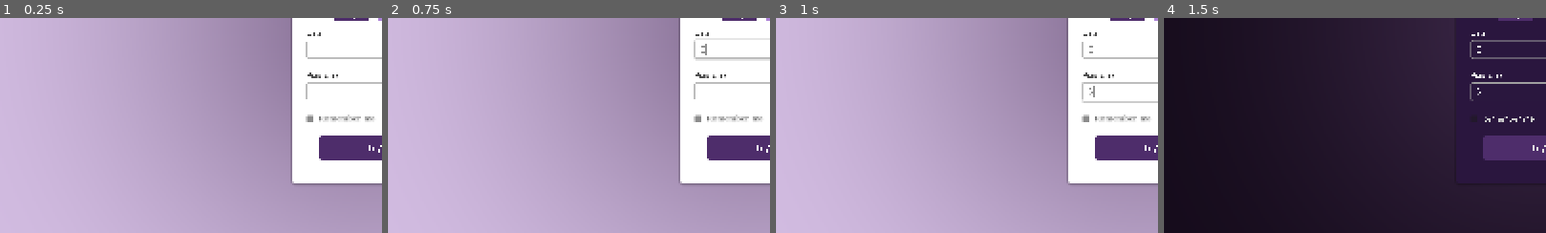
Above: before the commit, frames 1-4 (left to right).
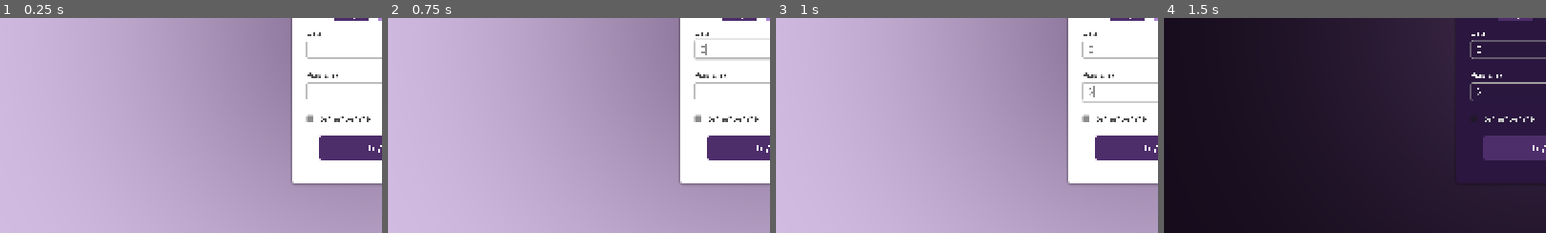
Above: after the commit, the same moments.

Repository: redsilvernight/GameBoarderPlugin
Game: Godot game, scene res://scenes/Main.tscn
Two runs of this game, one before a commit and one after it. Both use one fixed random seed, a clock stepped at 60 frames per second and the inputs below.
Inputs (mouse positions are % of the whole screen's width and height, from its top left):
- Up to frame 1 (0.25 s): no input
- Up to frame 2 (0.75 s): click (50, 57) at 0.52 s; type "12" at 0.6 s
- Up to frame 3 (1 s): click (50, 67) at 0.75 s; type "12" at 0.83 s
- Up to frame 4 (1.5 s): click (95, 4) at 1.25 s
The pictures show only the part of the screen within x 0-50%, y 50-100%; the shares and areas given below are measured in that part.

The runs differ from the first frame. In frame 1, 0.3% of the frame differs, in the area x 83-98%, y 44-49%; in frame 2, 0.3%; in frame 3, 0.3%; in frame 4, nothing differs.

Commit message:
correction

Diff:
--- a/themes/light_theme.tres
+++ b/themes/light_theme.tres
@@ -1,16 +1,9 @@
-[gd_resource type="Theme" load_steps=56 format=3 uid="uid://d382rb2abi587"]
+[gd_resource type="Theme" load_steps=55 format=3 uid="uid://d382rb2abi587"]
 
 [ext_resource type="FontFile" uid="uid://cxv04jf2uh44" path="res://assets/fonts/SchibstedGrotesk-VariableFont_wght.ttf" id="2_b2586"]
 
 [sub_resource type="StyleBoxFlat" id="StyleBoxFlat_hdfx0"]
 bg_color = Color(0.7019608, 0.7019608, 0.7019608, 1)
-
-[sub_resource type="FontFile" id="FontFile_b2586"]
-cache/0/16/0/ascent = 0.0
-cache/0/16/0/descent = 0.0
-cache/0/16/0/underline_position = 0.0
-cache/0/16/0/underline_thickness = 0.0
-cache/0/16/0/scale = 1.0
 
 [sub_resource type="StyleBoxEmpty" id="StyleBoxEmpty_t7qon"]
 
@@ -340,7 +333,6 @@
 CheckBox/colors/font_hover_color = Color(0.30588236, 0.1764706, 0.41960785, 1)
 CheckBox/colors/font_hover_pressed_color = Color(0.30588236, 0.1764706, 0.41960785, 1)
 CheckBox/colors/font_pressed_color = Color(0.30588236, 0.1764706, 0.41960785, 1)
-CheckBox/fonts/font = SubResource("FontFile_b2586")
 CheckBox/styles/focus = SubResource("StyleBoxEmpty_t7qon")
 CheckBox/styles/hover = SubResource("StyleBoxEmpty_b2586")
 CheckBox/styles/hover_pressed = SubResource("StyleBoxEmpty_76oi6")
Not shown, changed: HTMLVersion/GameBoarder.html
Not shown, changed: HTMLVersion/GameBoarder.pck
